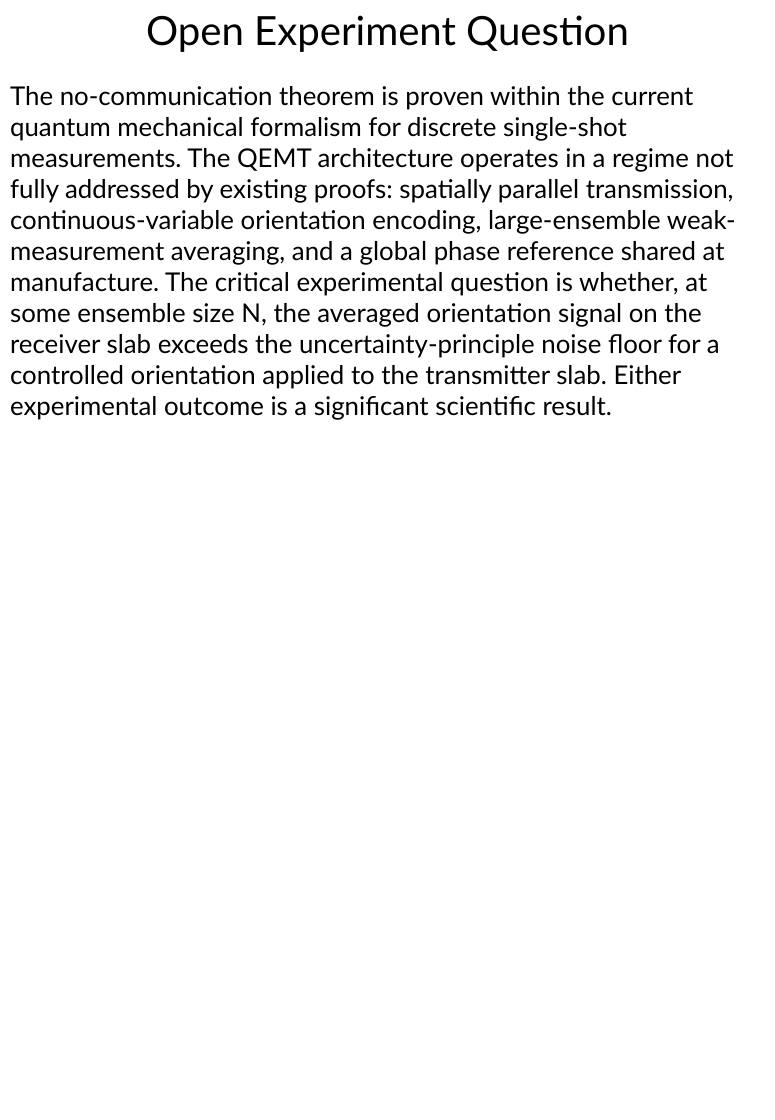
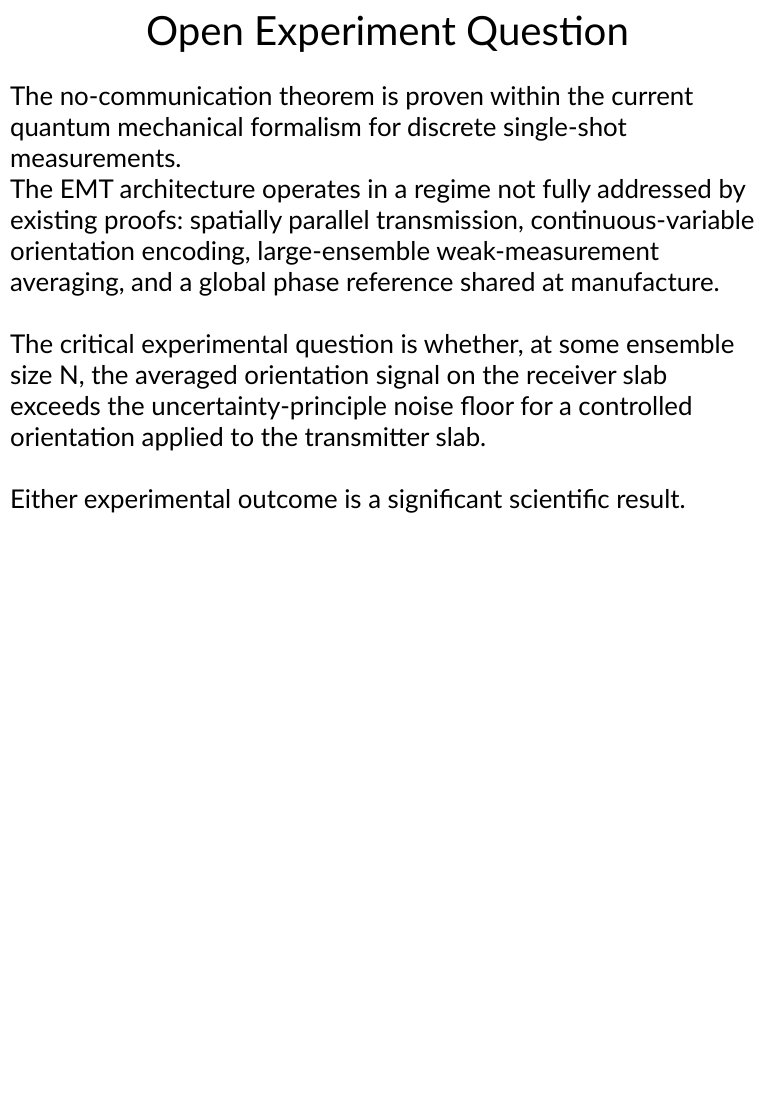
Before and after one commit to DansDesigns/EMT, a slide deck: slide 16 of QuantumEntangledMultiplexingTranceiver.pptx. Drawn at 775x1120 pixels with LibreOffice and Linux fonts; fonts in the diff are those of the drawing. Boxes give left, top, right and bottom in pixels: in the first picture for what was removed or moved away, otherwise in the second. Text is boxed around its words. In the diff, an @@ line names an element or a change of style, - is before the commit and + after.

```diff
--- a/QuantumEntangledMultiplexingTranceiver.pptx
+++ b/QuantumEntangledMultiplexingTranceiver.pptx
@@ text at (10,86,755,513): text changed @@
-The no-communication theorem is proven within the current quantum mechanical formalism for discrete single-shot measurements. The QEMT architecture operates in a regime not fully addressed by existing proofs: spatially parallel transmission, continuous-variable orientation encoding, large-ensemble weak-measurement averaging, and a global phase reference shared at manufacture. The critical experimental question is whether, at some ensemble size N, the averaged orientation signal on the receiver slab exceeds the uncertainty-principle noise floor for a controlled orientation applied to the transmitter slab. Either experimental outcome is a significant scientific result.
+The no-communication theorem is proven within the current quantum mechanical formalism for discrete single-shot measurements.
+The EMT architecture operates in a regime not fully addressed by existing proofs: spatially parallel transmission, continuous-variable orientation encoding, large-ensemble weak-measurement averaging, and a global phase reference shared at manufacture.
+The critical experimental question is whether, at some ensemble size N, the averaged orientation signal on the receiver slab exceeds the uncertainty-principle noise floor for a controlled orientation applied to the transmitter slab.
+Either experimental outcome is a significant scientific result.
```
Also in this commit, not shown: 14 other slides changed.
